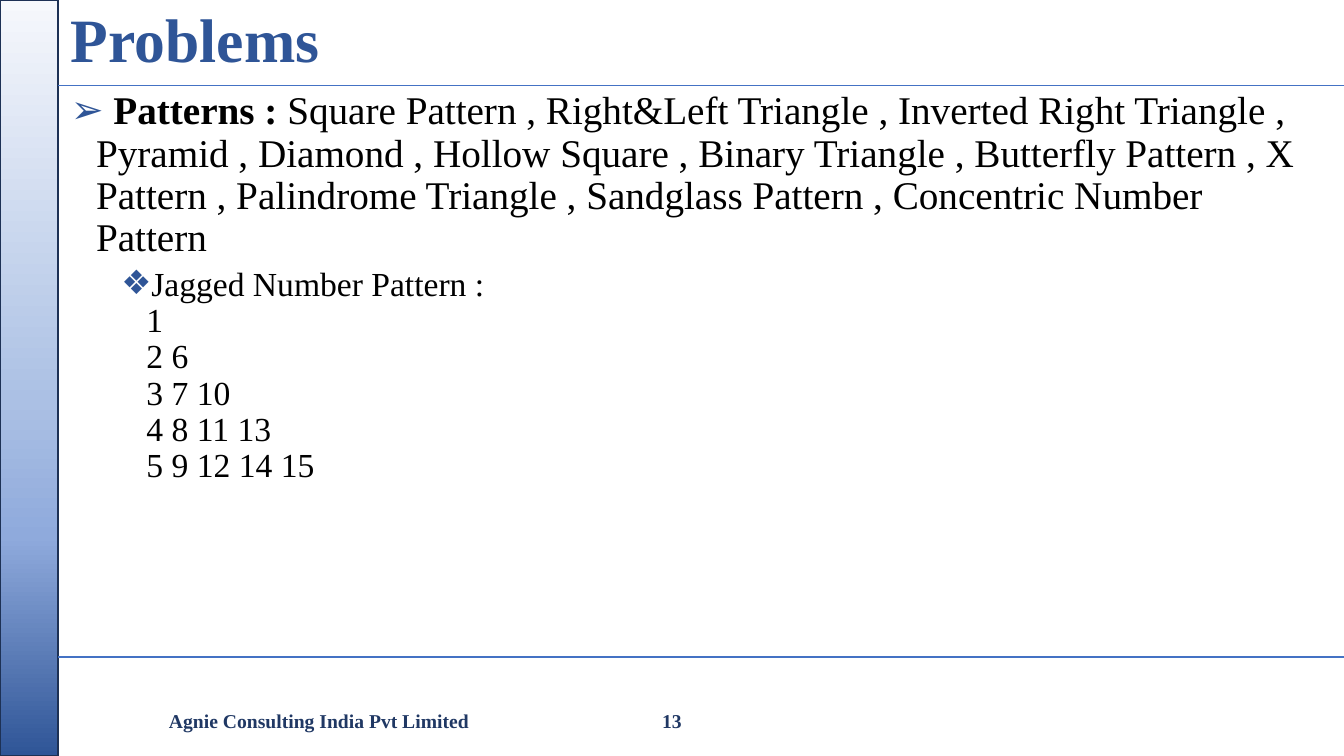
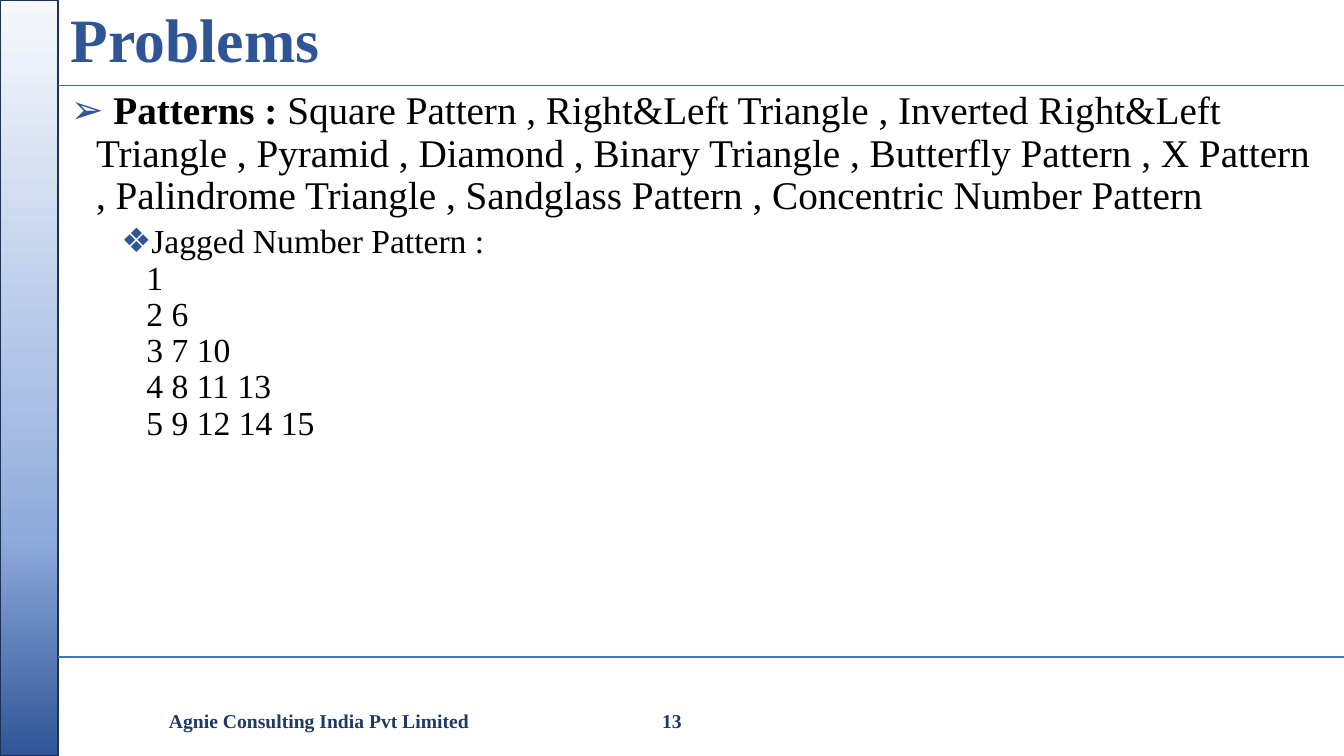
Before and after one commit to nikishdaniel1-del/Python-Cls, a slide deck: slide 13 of python class/Python Class.pptx. Drawn at 1344x756 pixels with LibreOffice and Linux fonts; fonts in the diff are those of the drawing; background and template pictures are left out. Boxes give left, top, right and bottom in pixels: in the first picture for what was removed or moved away, otherwise in the second. Text is boxed around its words. In the diff, an @@ line names an element or a change of style, - is before the commit and + after.

```diff
--- a/python class/Python Class.pptx
+++ b/python class/Python Class.pptx
@@ text at [96, 96, 1310, 216]: text changed @@
-➢ Patterns : Square Pattern , Right&Left Triangle , Inverted Right Triangle , Pyramid , Diamond , Hollow Square , Binary Triangle , Butterfly Pattern , X Pattern , Palindrome Triangle , Sandglass Pattern , Concentric Number Pattern
+➢ Patterns : Square Pattern , Right&Left Triangle , Inverted Right&Left Triangle , Pyramid , Diamond , Binary Triangle , Butterfly Pattern , X Pattern , Palindrome Triangle , Sandglass Pattern , Concentric Number Pattern
```
Also in this commit, not shown: 1 other slide changed, 1 other file.
